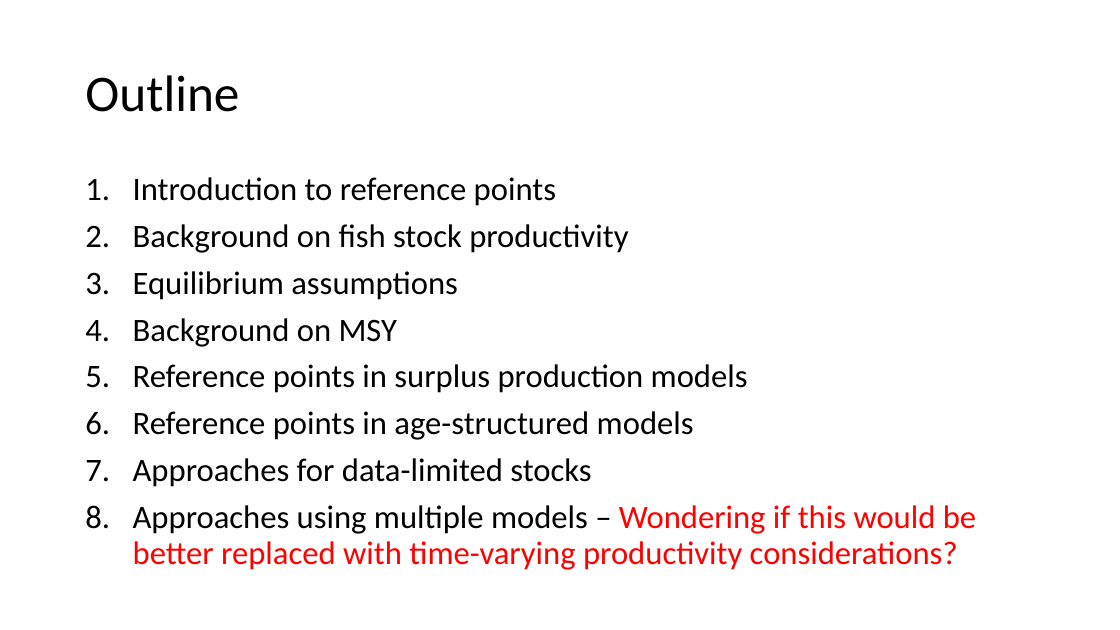
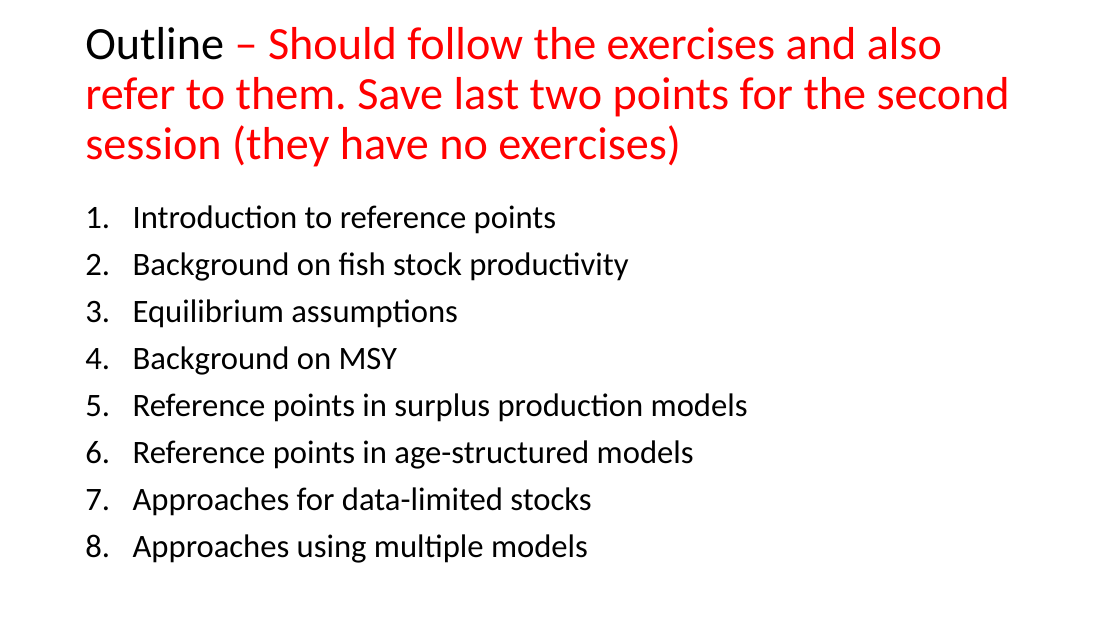
Before and after one commit to TESA-workshops/Ref-Pt-101, a slide deck: slide 5 of RefPt101_draft+rf.pptx (slide 4 before the commit). Drawn at 1120x630 pixels with LibreOffice and Linux fonts; fonts in the diff are those of the drawing. Boxes give left, top, right and bottom in pixels: in the first picture for what was removed or moved away, otherwise in the second. Text is boxed around its words. In the diff, an @@ line names an element or a change of style, - is before the commit and + after.

```diff
--- a/RefPt101_draft+rf.pptx
+++ b/RefPt101_draft+rf.pptx
@@ title at (85, 27, 1010, 167): text changed; size 44 to 39.6 pt; text colour #000000 to #FF0000 @@
-Outline
+Outline – Should follow the exercises and also refer to them. Save last two points for the second session (they have no exercises)
@@ text "Introduction to reference points": place and size @@
-text "Introduction to reference points" at (133, 177, 976, 570)
+text "Introduction to reference points" at (133, 205, 748, 563)
@@ text at (133, 534, 588, 563): text changed; text colour #FF0000 to #000000 @@
-8. Approaches using multiple models – Wondering if this would be better replaced with time-varying productivity considerations?
+8. Approaches using multiple models
```
Also in this commit, not shown: 15 other slides changed, 12 slides added, 1 slide removed.
